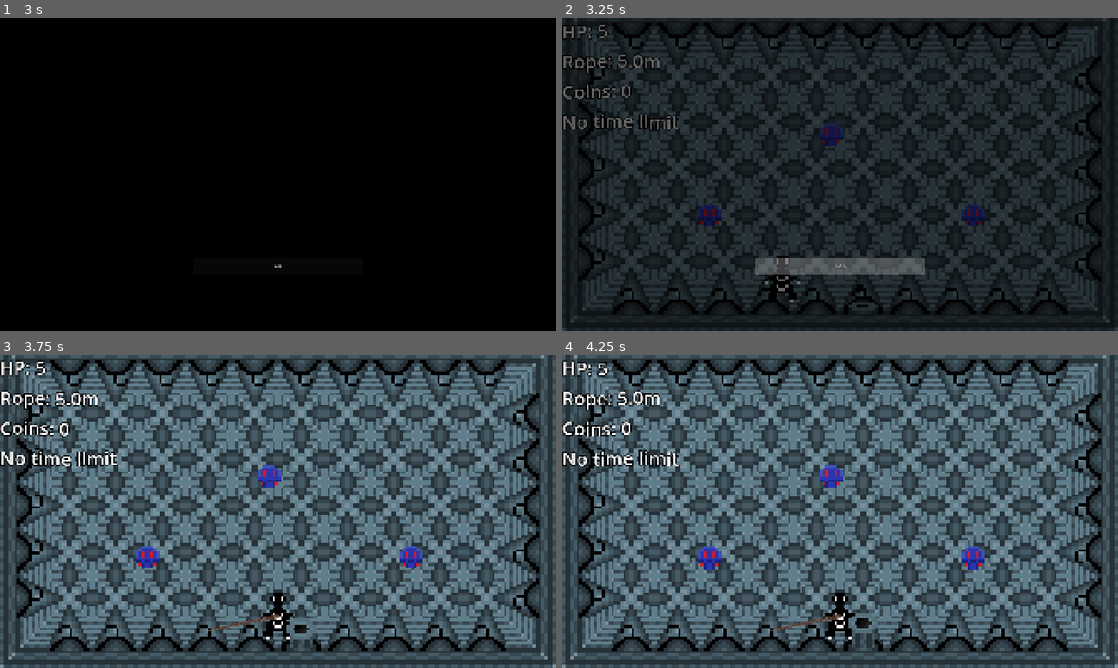
Above: before the commit, frames 1-4 (two rows, left to right).
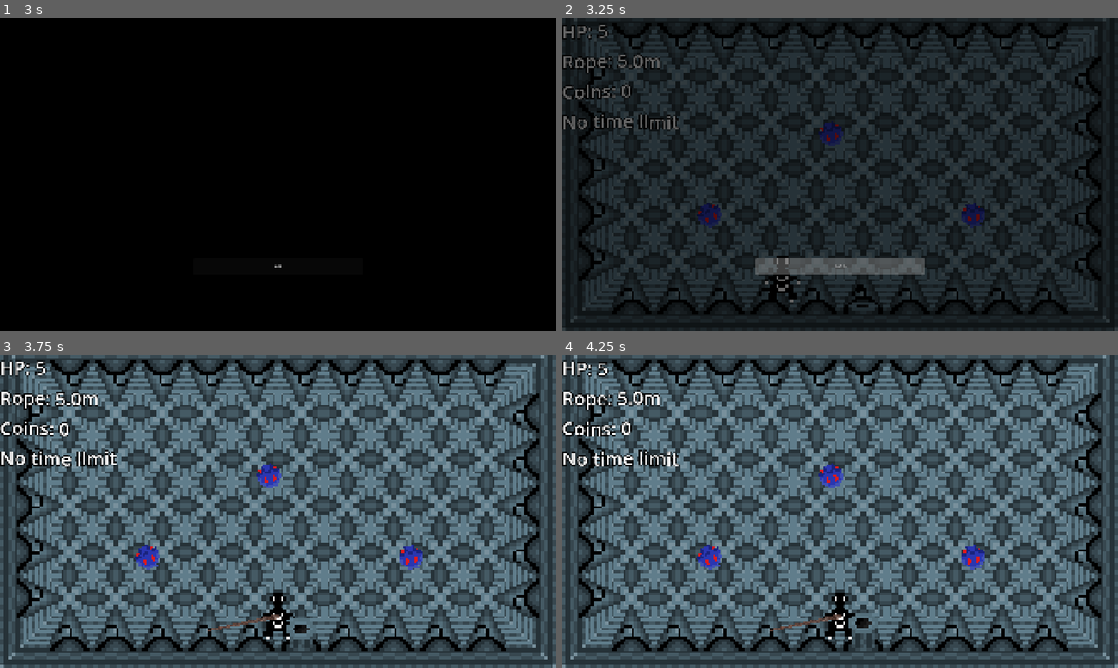
Above: after the commit, the same moments.

Repository: PlastusMaximus/LudumDare58
Game: Godot game, scene res://scenes/ui/menus/main_menu.tscn
Two runs of this game, one before a commit and one after it. Both use one fixed random seed, a clock stepped at 60 frames per second and the inputs below.
Inputs (mouse positions are in pixels of both pictures, inside the frame that each line leads up to):
- Up to frame 1 (3 s): click "Continue" at 0.5 s; click "Continue" at 1.25 s; move the mouse to (400, 158) at 2.02 s; hold S (walk_right) 2.03-2.78 s; hold H (interact) 2.03-2.78 s; move the mouse to (166, 190) at 2.77 s; hold R (walk_down) from 2.78 s (still down); tap H (interact) at 2.85 s
- Up to frame 2 (3.25 s): keep holding R (walk_down)
- Up to frame 3 (3.75 s): move the mouse to (333, 442) at 3.52 s; release R (walk_down) at 3.53 s; hold S (walk_right) from 3.53 s (still down); hold H (interact) from 3.53 s (still down)
- Up to frame 4 (4.25 s): keep holding S (walk_right); keep holding H (interact)

Frame 1 is identical in both runs. In frame 2, 0.2% of the frame differs, in the area x 24-76%, y 33-68%; in frame 3, 0.5%; in frame 4, 0.6%, in the area x 24-76%, y 34-69%.

Commit message:
Fixed Rope Collision Shape

Diff:
--- a/scripts/entities/enemy.gd
+++ b/scripts/entities/enemy.gd
@@ -82,9 +82,5 @@
 	return tween
 
 
-func _on_collision_area_body_entered(body: Node2D) -> void:
-	if (body is Enemy and body != self) or body is Pipe:
-		rotation_degrees += 180
-
-	if get_tree().get_nodes_in_group("Border").has(body):
-		rotation_degrees += randi_range(135,225)
+func _on_collision_area_body_entered(_sbody: Node2D) -> void:
+	rotation_degrees += randi_range(135,225)
--- a/scripts/entities/player.gd
+++ b/scripts/entities/player.gd
@@ -19,10 +19,6 @@
 	else:
 		velocity = Vector2.ZERO
 		animated_sprite.play("idle")
-
-	if current_rope != null:
-		var points: PackedVector2Array = current_rope.points
-		current_rope.set_point_position(points.size()-1, global_position)
 
 ##Applies player movement for a given input and returns "true" afterwards.
 ##Returns false if no movement has been applied.
--- a/scripts/level.gd
+++ b/scripts/level.gd
@@ -6,7 +6,6 @@
 const DEAD_HOOK_TILES: Array[Vector2] = [
 	Vector2(1,0), Vector2(0,1), Vector2(2,1), Vector2(1,2),
 ]
-
 
 signal consumption_area_added(polygon: CollisionPolygon2D)
 signal won()
--- a/scripts/rope.gd
+++ b/scripts/rope.gd
@@ -7,17 +7,26 @@
 @onready var rope_body: StaticBody2D = $RopeBody
 
 var level: Level
+var player: Player
 
 func _ready() -> void:
 	level = get_parent()
+	player = get_tree().get_first_node_in_group("Player")
 	done.connect(_on_done)
+
+func _process(delta: float) -> void:
+	set_point_position(points.size()-1, player.global_position)
+
+	var collision: CollisionShape2D = rope_body.get_child(rope_body.get_children().size()-1)
+	var segment: SegmentShape2D = collision.shape
+	segment.b = player.global_position
 
 
 func start_rope(dead_hook: DeadHook) -> void:
 	start_side = dead_hook.side
 	var start_position: Vector2 = determine_dead_hook_position(dead_hook)
 	add_point(start_position)
-	add_point(start_position)
+	add_knot_to_rope(start_position)
 
 func end_rope(dead_hook: DeadHook) -> void:
 	var end_position: Vector2 = determine_dead_hook_position(dead_hook)
@@ -25,12 +34,11 @@
 	done.emit()
 
 func add_knot_to_rope(knot_position: Vector2) -> void:
-	var last_knot: Vector2 = points.get(points.size()-2)
 	add_point(knot_position)
 
 	var rope_collision = SegmentShape2D.new()
 	rope_collision.a = knot_position
-	rope_collision.b = last_knot
+	rope_collision.b = player.global_position
 
 	var fixated_knot_collision_shape = CollisionShape2D.new()
 	fixated_knot_collision_shape.shape = rope_collision
